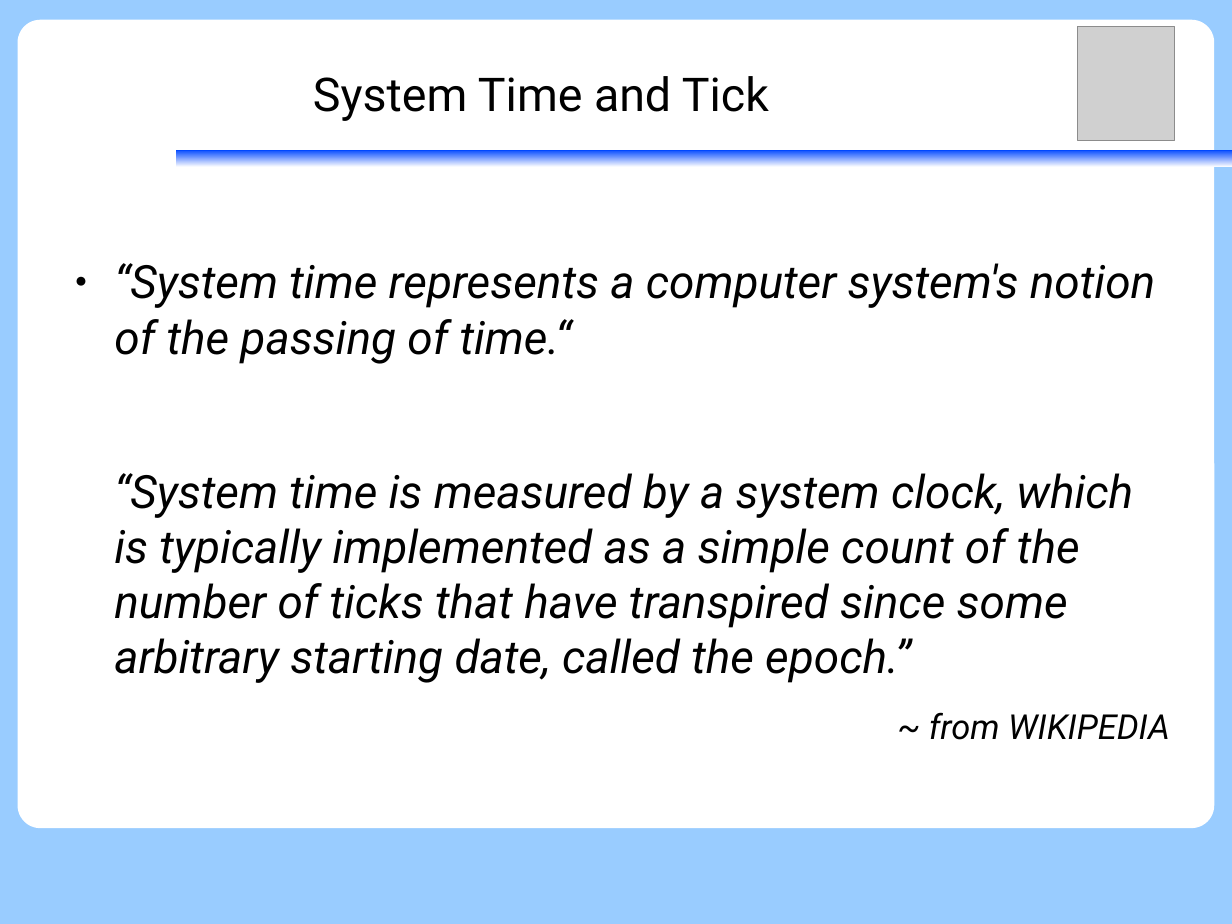
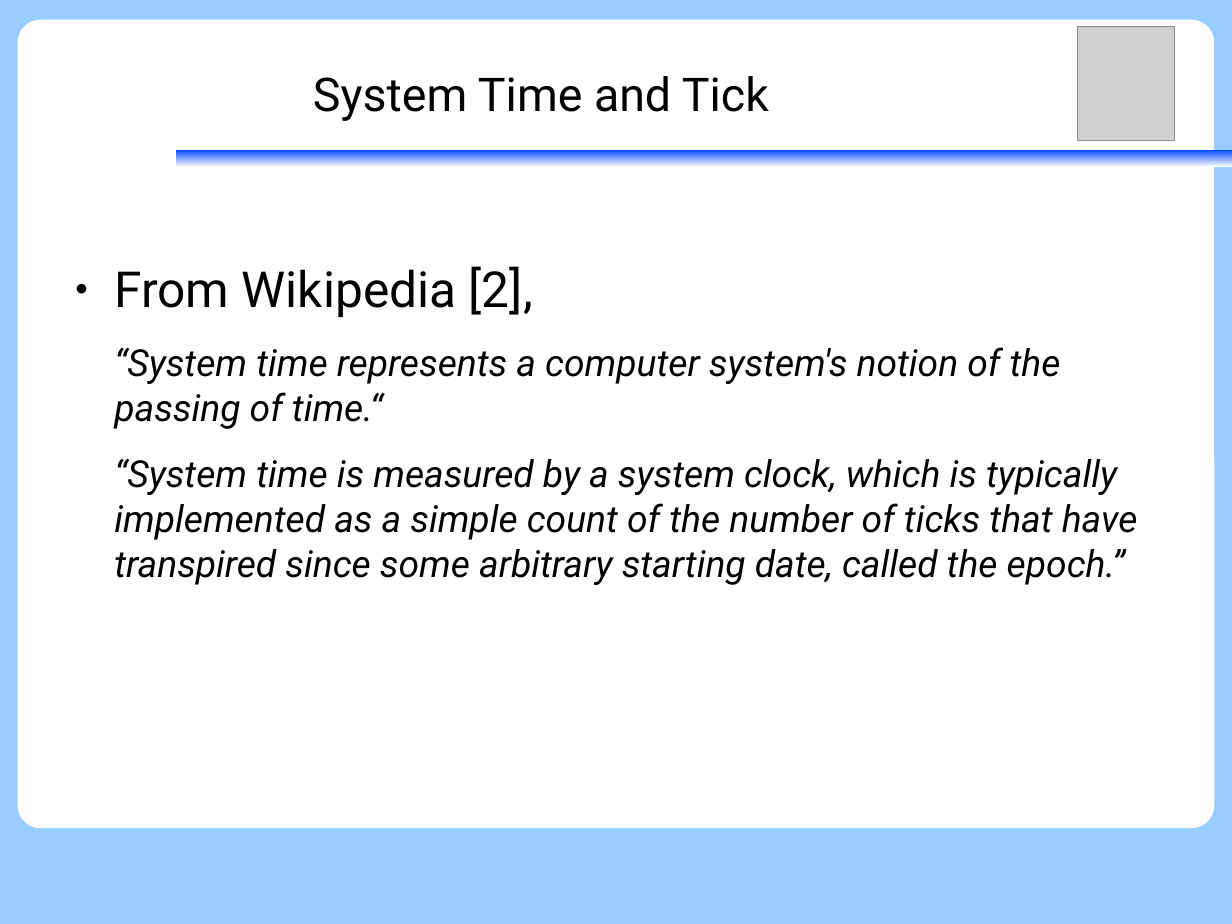
Before and after one commit to vh21/documents, a slide deck: slide 7 of ukernel/f9-microkernel-ktimer.odp. Drawn at 1232x924 pixels with LibreOffice and Linux fonts; fonts in the diff are those of the drawing; grey boxes stand for pictures. Boxes give left, top, right and bottom in pixels: in the first picture for what was removed or moved away, otherwise in the second. Text is boxed around its words. In the diff, an @@ line names an element or a change of style, - is before the commit and + after.

```diff
--- a/ukernel/f9-microkernel-ktimer.odp
+++ b/ukernel/f9-microkernel-ktimer.odp
@@ text at bbox=[114, 266, 533, 317]: paragraph added @@
+● From Wikipedia [2],
@@ text at bbox=[114, 347, 1138, 585]: size 29.6 to 24 pt; bullet ● to none @@
@@ text at bbox=[929, 712, 1170, 740]: paragraph removed @@
-~ from WIKIPEDIA
```
Also in this commit, not shown: 7 other slides changed, 2 slides added.
